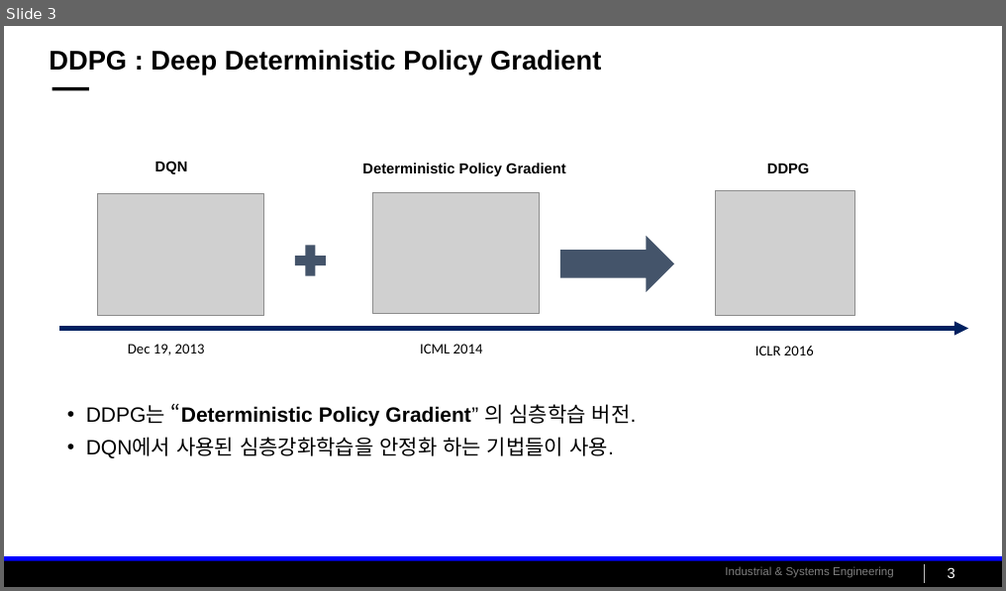
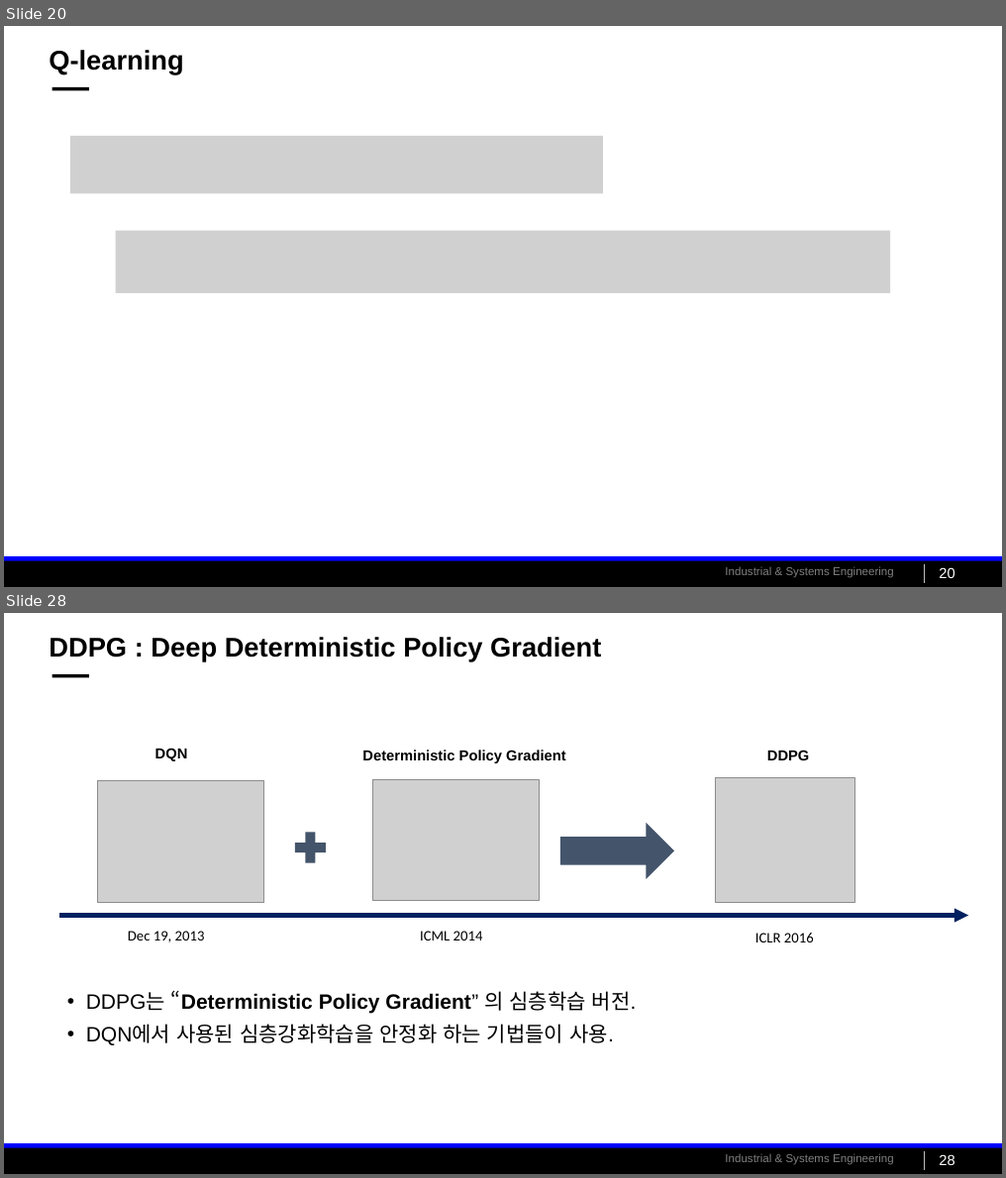
Before and after one commit to cu-rie/gym-poly-reactor-rl, a slide deck: tutorial/Project3_review.pptx. Shown one above the other, each under a label of ours: slide 3 before the commit, slides 20 and 28 after it; the slides between them are not shown. The pictures are 1006x591 and 1006x1178 pixels, drawn with LibreOffice and Linux fonts; fonts in the diff are those of the drawing; grey boxes stand for pictures; background and template pictures are left out. Boxes give left, top, right and bottom in pixels: in the first picture for what was removed or moved away, otherwise in the second. Text is boxed around its words. In the diff, an @@ line names an element or a change of style, - is before the commit and + after.

```diff
--- a/tutorial/Project3_review.pptx
+++ b/tutorial/Project3_review.pptx
@@ slide 20 added at bbox=[4, 26, 1002, 587], background #FFFFFF; not listed: 5 template elements that a slide beside it also shows @@
@@ title added at bbox=[49, 50, 183, 75], 26 pt, text #000000, bold @@
+Q-learning
@@ picture added at bbox=[70, 136, 604, 193] @@
@@ picture added at bbox=[116, 230, 890, 293] @@
@@ page number added at bbox=[939, 568, 954, 578], 14 pt, text #FFFFFF @@
+20
@@ what was slide 3 is now slide 28 @@
@@ page number at bbox=[939, 1155, 954, 1165]: text changed @@
-3
+28
```
Also in this commit, not shown: 4 slides changed, 24 other slides added, 2 other files.
